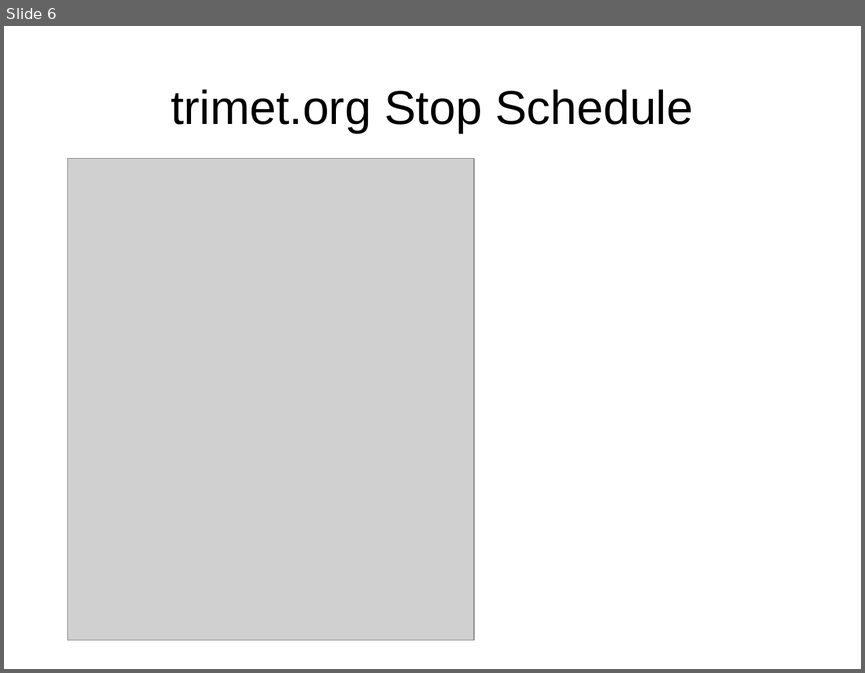
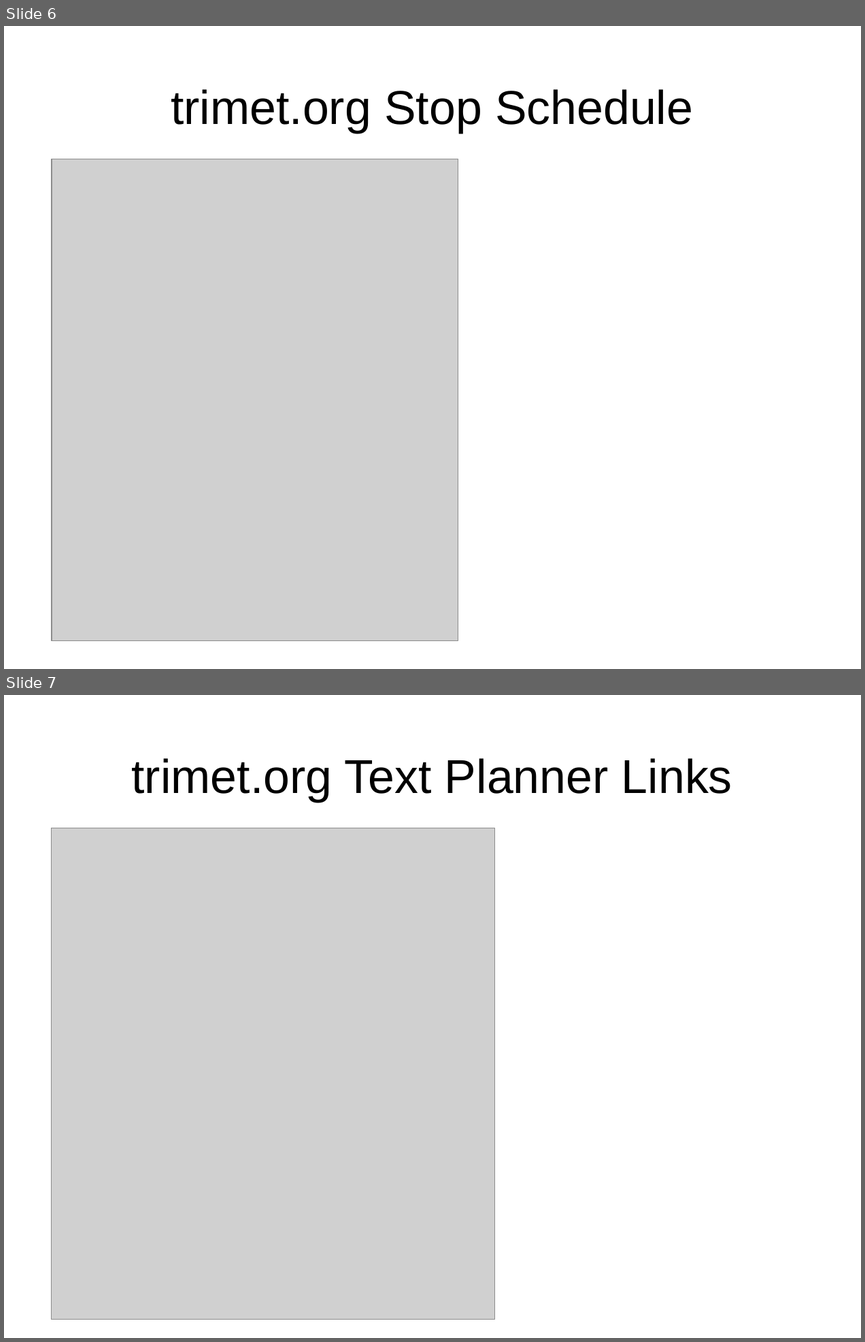
Before and after one commit to OpenTransitTools/loader, a slide deck: docs/trimet/Architecture - Trip Assets.odp. Shown one above the other, each under a label of ours: slide 6 before the commit, slides 6 and 7 after it. The pictures are 865x673 and 865x1342 pixels, drawn with LibreOffice and Linux fonts; fonts in the diff are those of the drawing; grey boxes stand for pictures. Boxes give left, top, right and bottom in pixels: in the first picture for what was removed or moved away, otherwise in the second. Text is boxed around its words. In the diff, an @@ line names an element or a change of style, - is before the commit and + after.

Commit message:
arch drawing update 1/N ... finish text image imports

```diff
--- a/docs/trimet/Architecture - Trip Assets.odp
+++ b/docs/trimet/Architecture - Trip Assets.odp
@@ slide 7 added at <box>4,695,861,1338</box>, background #FFFFFF @@
@@ title added at <box>132,758,732,802</box>, 44 pt, text #000000 @@
+trimet.org Text Planner Links
@@ picture added at <box>52,828,494,1319</box> @@
@@ slide 6 changed as well @@
@@ picture: place and size @@
-picture at <box>68,158,475,639</box>
+picture at <box>52,159,458,640</box>
```
Also in this commit, not shown: 8 other slides changed, 4 other slides added.
